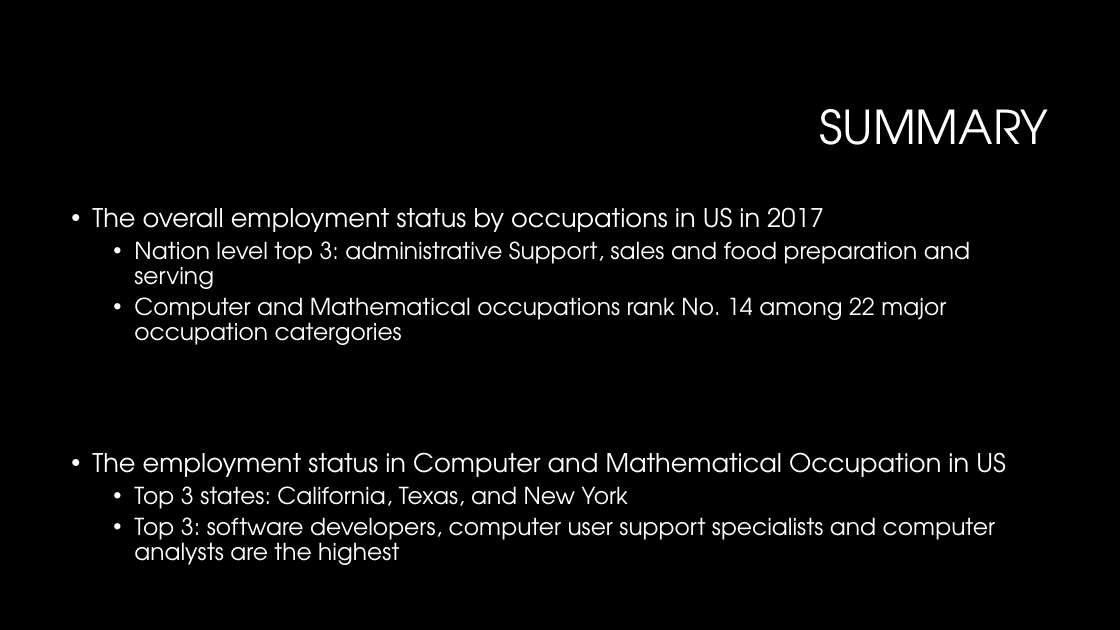
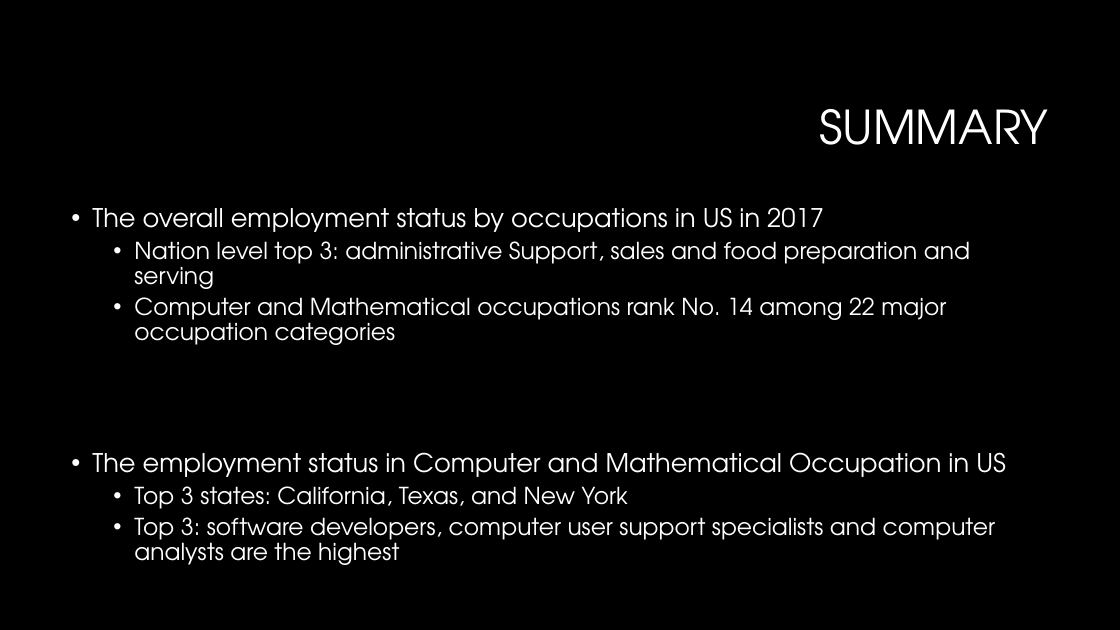
Before and after one commit to WCW789/Project1, a slide deck: slide 10 of Group_5_Presentation.pptx. Drawn at 1120x630 pixels with LibreOffice and Linux fonts; fonts in the diff are those of the drawing; background and template pictures are left out. Boxes give left, top, right and bottom in pixels: in the first picture for what was removed or moved away, otherwise in the second. Text is boxed around its words. In the diff, an @@ line names an element or a change of style, - is before the commit and + after.

Commit message:
pptx update

```diff
--- a/Group_5_Presentation.pptx
+++ b/Group_5_Presentation.pptx
@@ text at <box>134,297,946,345</box>: text changed @@
-  • Computer and Mathematical occupations rank No. 14 among 22 major occupation catergories
+  • Computer and Mathematical occupations rank No. 14 among 22 major occupation categories
```
Also in this commit, not shown: 5 other slides changed, 1 slide added, 1 slide removed.
